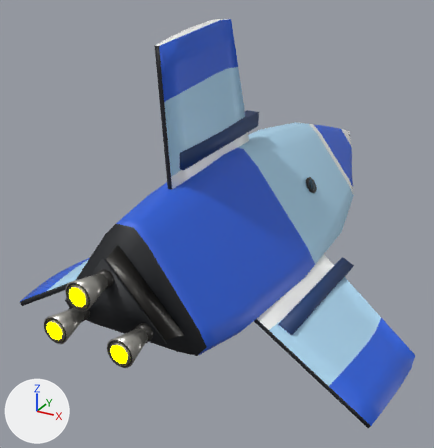
One commit to the glTF model ThoriumGap_JS/models/Ship_Standard_4.glb: the scene before it, then after it.
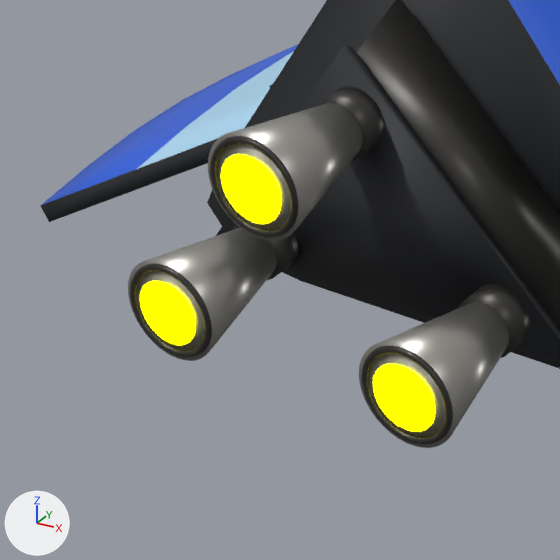
Each version appears first whole from a 50 mm camera at (3.16, -7.0, 2.96) aimed at (-0.4, -0.52, -0.28), and next in a close-up on the part from 2% to 37% of the width and 55% to 89% of the height. Arrows for +X, +Y and +Z are at lower left; the lights stay in place. The first two pictures are the older version. Where no turn or scale is listed for an object, it has been applied to the vertices.

Names of what the first close-up shows: 'EngineBell_Dorsal_BurnishedNozzle', 'EngineBell_LowerLeft_BurnishedNozzle', 'EngineBell_LowerRight_BurnishedNozzle', 'EngineBlock_AftTriFoldTrimFrame', 'EngineBlock_AftTriangularIntegratedMountPlate', 'EngineEmitter', 'EngineLip_Dorsal_DarkRim', 'EngineLip_LowerRight_DarkRim', 'EngineThroat_Dorsal_DarkSocket', 'EngineThroat_LowerRight_DarkSocket', 'Fuselage_RoundedTriangleTriFoldBody', 'Wing_LowerLeft_TriFoldCornerBladePaintedMesh' and 2 more.
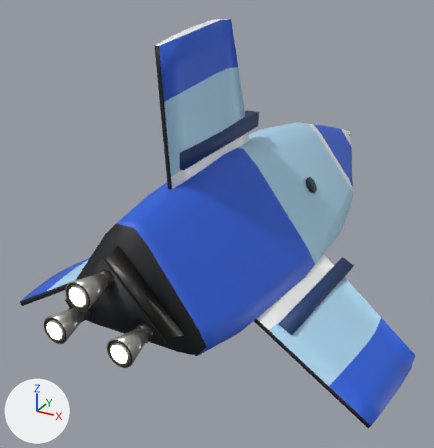
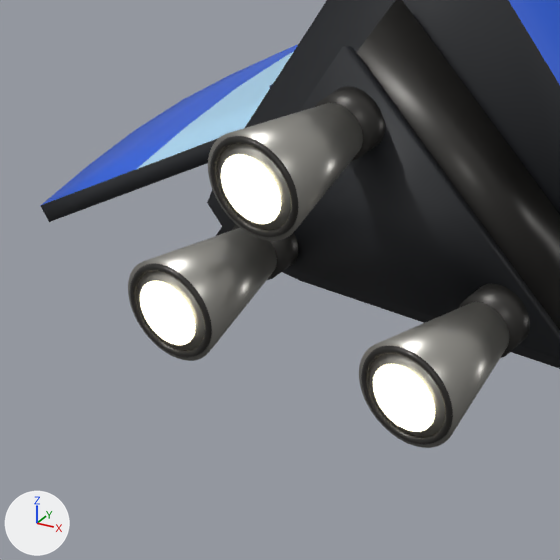
Diff of the bpy script that builds the scene:
```diff
--- a/ThoriumGap_JS/models/Ship_Standard_4.glb.py
+++ b/ThoriumGap_JS/models/Ship_Standard_4.glb.py
@@ mat_engineglow @@
 mat_engineglow.roughness = 1.0
-mat_engineglow.emission_color = (1.0, 1.0, 0.0)  # yellow #ffff00
+mat_engineglow.emission_color = (0.62, 0.57, 0.4)  # beige #cec7aa
 mat_engineglow.emission_strength = 5.0
```

Changed parts and their boxes (x1, y1, x2, y2) in the close-ups (560 x 560 px):
'EngineEmitter', recoloured
    both: (140, 154, 435, 432)
